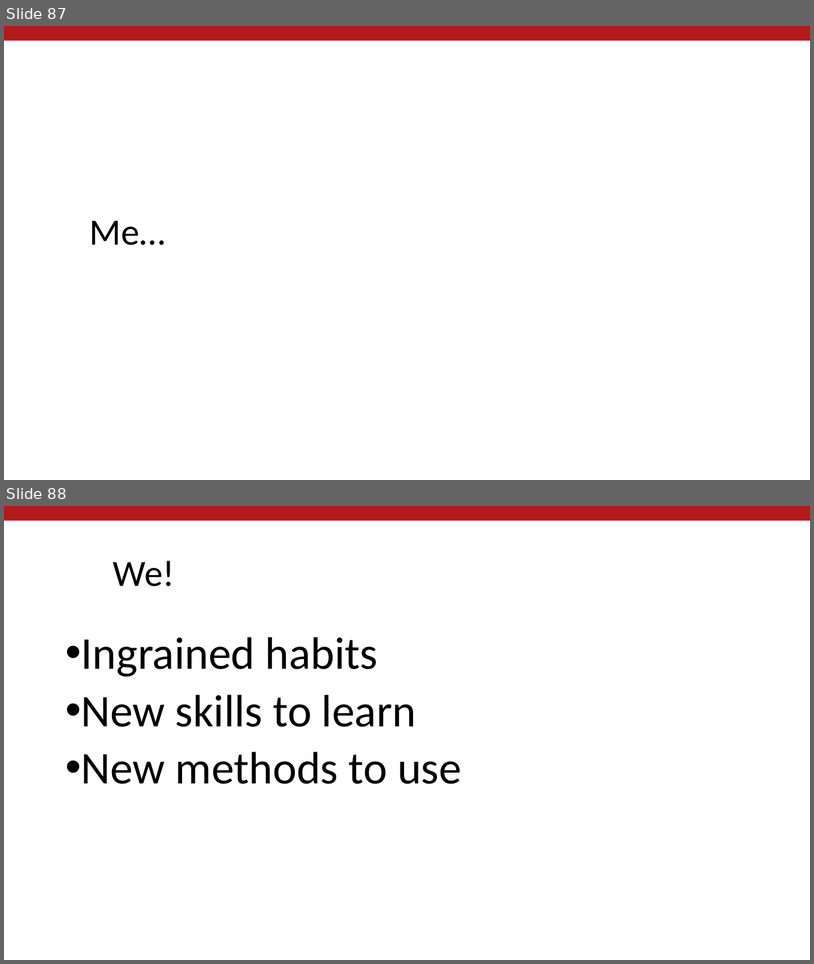
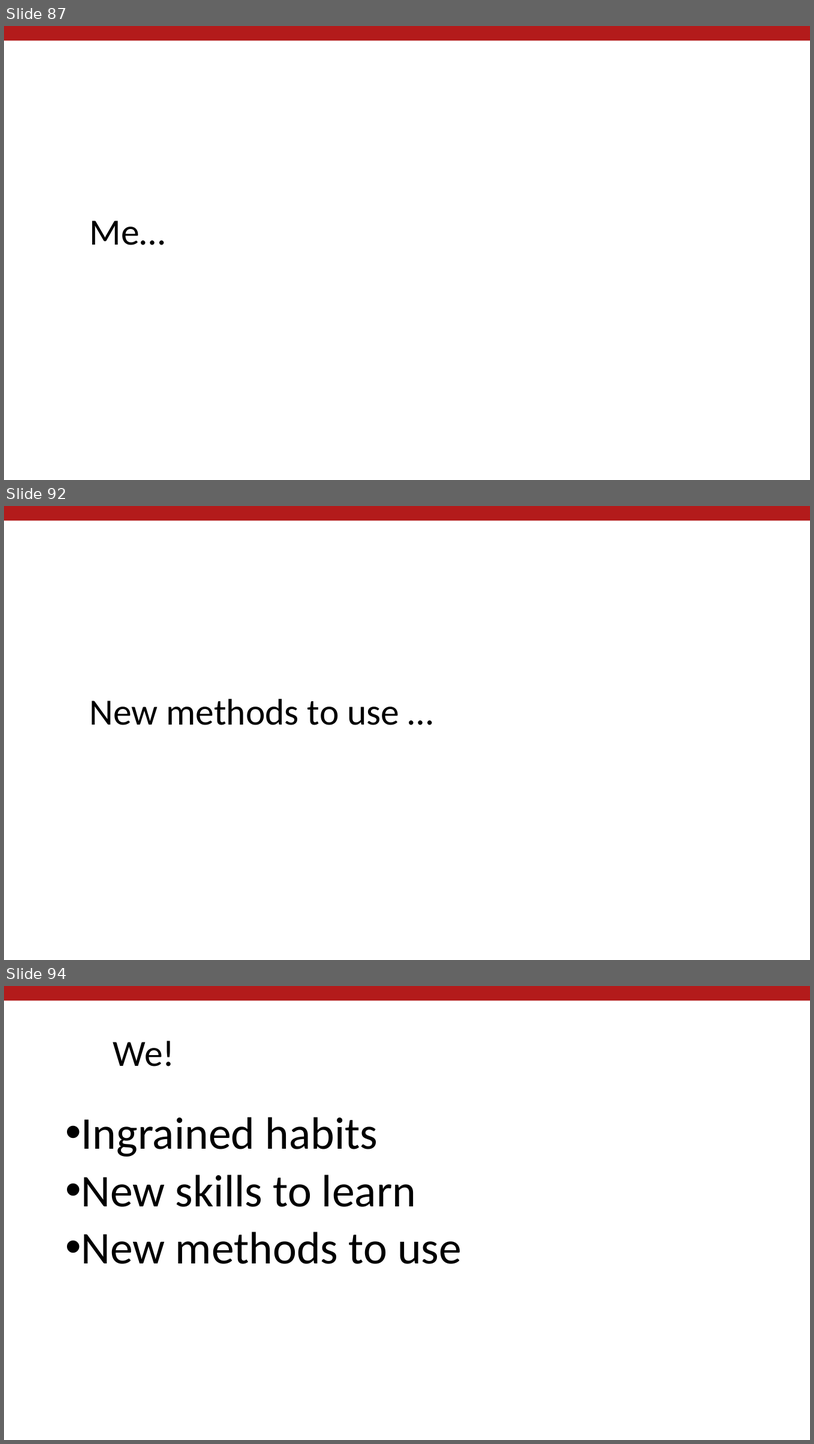
Before and after one commit to labordynamicsinstitute/replicability-presentation2019, a slide deck: Vilhuber-Presentation2019-Montreal-2019-04-05.pptx. Shown one above the other, each under a label of ours: slides 87 and 88 before the commit, slides 87, 92 and 94 after it; the slides between them are not shown. The pictures are 814x964 and 814x1444 pixels, drawn with LibreOffice and Linux fonts; fonts in the diff are those of the drawing; background and template pictures are left out. Boxes give left, top, right and bottom in pixels: in the first picture for what was removed or moved away, otherwise in the second. Text is boxed around its words. In the diff, an @@ line names an element or a change of style, - is before the commit and + after.

```diff
--- a/Vilhuber-Presentation2019-Montreal-2019-04-05.pptx
+++ b/Vilhuber-Presentation2019-Montreal-2019-04-05.pptx
@@ slide 92 added at (x1=4, y1=506, x2=810, y2=960), background #FFFFFF; not listed: 1 template element that a slide beside it also shows @@
@@ title added at (x1=90, y1=699, x2=399, y2=725), 44 pt, text #000000 @@
+New methods to use …
@@ what was slide 88 is now slide 94 @@
```
Also in this commit, not shown: 6 other slides added, 1 other file.
